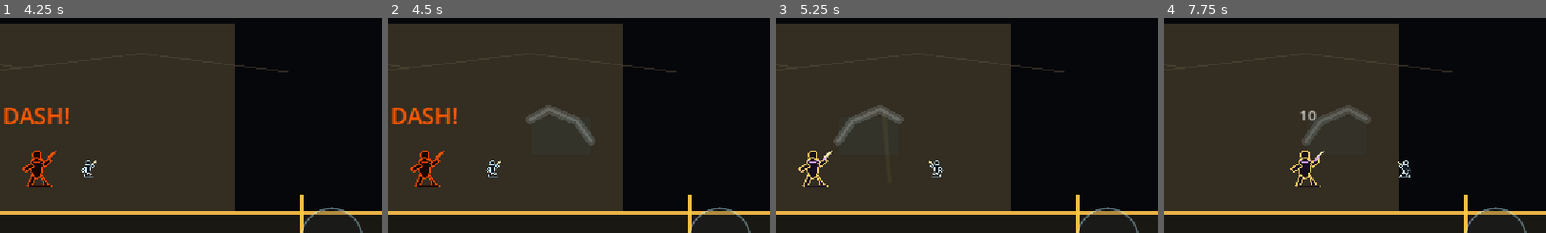
Above: before the commit, frames 1-4 (left to right).
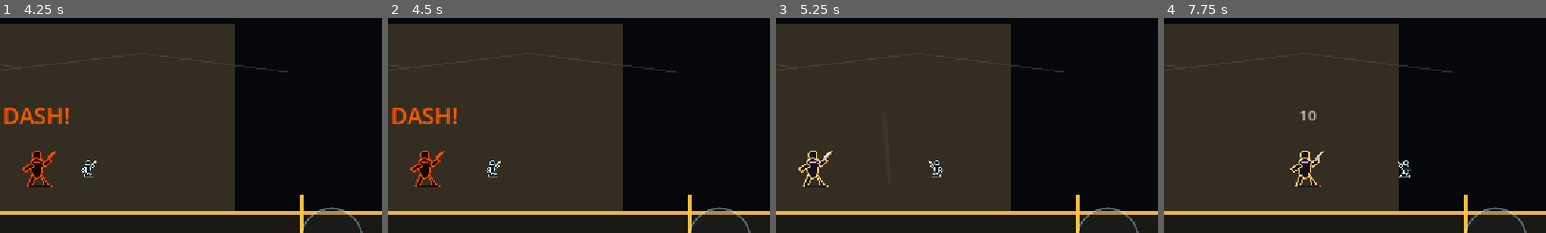
Above: after the commit, the same moments.

Repository: shanwinder/lastblade
Game: Godot game, scene res://scenes/main/BossBrokenMaster.tscn
The game is run twice, just before and just after one commit, with the same random seed, the same clock (stepped at 60 frames per second) and the same inputs.
Inputs:
- Up to frame 1 (4.25 s): click "◀" at 0.5 s; click "▶" at 1.25 s; click "ATTACK" at 2 s; click "DASH" at 2.75 s; click "PARRY" at 3.5 s
- Up to frame 2 (4.5 s): hold Right (ui_right) from 4.28 s (still down); tap A (attack) at 4.35 s
- Up to frame 3 (5.25 s): release Right (ui_right) at 5.03 s; hold Left (ui_left) from 5.03 s (still down); tap A (attack) at 5.1 s
- Up to frame 4 (7.75 s): release Left (ui_left) at 5.78 s; hold Right (ui_right) 5.78-7.28 s; tap S (dash) at 5.85 s; tap A (attack) at 6.05, 6.8, 7.55 s; tap D (parry) at 6.6 s; hold Left (ui_left) from 7.28 s (still down); hold R from 7.28 s (still down)
The pictures show only the part of the screen within x 50-100%, y 15-65%; the shares and areas given below are measured in that part.

Frame 1 is identical in both runs. In frame 2, 0.9% of the frame differs, in the area x 36-55%, y 40-60%; in frame 3, 0.9%, in the area x 15-34%, y 40-60%; in frame 4, 0.9%.

Commit message:
tune: reduce player attack vfx intensity

Diff:
--- a/last-blade-trial/player_attack_vfx_manager.gd
+++ b/last-blade-trial/player_attack_vfx_manager.gd
@@ -16,34 +16,35 @@
 @export var show_attack_range_box: bool = true
 
 # ระยะเวลาที่เอฟเฟกต์ฟันแสดงบนจอ
-@export var slash_duration: float = 0.16
+# ลดให้สั้นกว่าบอส เพื่อให้เป็นเพียงตัวบอกระยะ ไม่แย่งน้ำหนักจากท่าบอส
+@export var slash_duration: float = 0.12
 
 # ระยะเวลาที่กรอบระยะโจมตีแสดงบนจอ
-@export var range_box_duration: float = 0.12
+@export var range_box_duration: float = 0.10
 
-# สีเส้นฟันหลัก
-@export var slash_color: Color = Color(0.85, 0.96, 1.0, 0.92)
+# สีเส้นฟันหลัก ลด alpha ลงเพื่อให้ดูเบากว่าบอส
+@export var slash_color: Color = Color(0.72, 0.92, 1.0, 0.62)
 
-# สีเส้นฟันรอง/ขอบแสง
-@export var slash_core_color: Color = Color(1.0, 1.0, 1.0, 0.95)
+# สีเส้นฟันรอง/ขอบแสง ลดความสว่างและความทึบลง
+@export var slash_core_color: Color = Color(1.0, 1.0, 1.0, 0.55)
 
-# สีกรอบระยะโจมตีแบบโปร่งใส
-@export var range_box_color: Color = Color(0.35, 0.85, 1.0, 0.20)
+# สีกรอบระยะโจมตีแบบโปร่งใส ลด alpha เพื่อไม่ให้ดูเป็นเอฟเฟกต์พลังแรงเกินไป
+@export var range_box_color: Color = Color(0.35, 0.85, 1.0, 0.10)
 
-# ความกว้างของเส้นฟันหลัก
-@export var slash_width: float = 12.0
+# ความกว้างของเส้นฟันหลัก ลดจาก 12 เหลือ 6 เพื่อให้บางกว่าเอฟเฟกต์บอส
+@export var slash_width: float = 6.0
 
-# ความกว้างของเส้นฟันรอง
-@export var slash_core_width: float = 4.0
+# ความกว้างของเส้นฟันรอง ลดจาก 4 เหลือ 2
+@export var slash_core_width: float = 2.0
 
-# ขนาดกล่องระยะโจมตี ให้ใกล้เคียง CollisionShape ปัจจุบัน 80x50
-@export var attack_range_box_size: Vector2 = Vector2(80.0, 50.0)
+# ขนาดกล่องระยะโจมตี ลดเล็กน้อยจาก 80x50 ให้ดูไม่ใหญ่เกินตัวละคร
+@export var attack_range_box_size: Vector2 = Vector2(70.0, 42.0)
 
 # ตำแหน่งยกเอฟเฟกต์ขึ้นจากเท้าตัวละคร
-@export var slash_vertical_offset: float = -48.0
+@export var slash_vertical_offset: float = -46.0
 
 # z_index ของเอฟเฟกต์ ให้สูงกว่าตัวละครและฉากหลัง แต่ต่ำกว่า HUD
-@export var slash_z_index: int = 170
+@export var slash_z_index: int = 165
 
 # อ้างอิง Player จริงหลังหาเจอ
 var player: Node2D = null
@@ -102,7 +103,7 @@
 		facing_direction = 1
 
 	# วางเอฟเฟกต์ด้านหน้าผู้เล่น ตามทิศที่หันอยู่
-	var slash_origin: Vector2 = player.global_position + Vector2(float(facing_direction) * 28.0, slash_vertical_offset)
+	var slash_origin: Vector2 = player.global_position + Vector2(float(facing_direction) * 30.0, slash_vertical_offset)
 
 	# สร้าง root ของเอฟเฟกต์ เพื่อเลื่อน/จางทั้งชุดพร้อมกัน
 	var slash_root := Node2D.new()
@@ -112,11 +113,11 @@
 	slash_root.z_index = slash_z_index
 	get_parent().add_child(slash_root)
 
-	# เส้นฟันหลัก เป็นเส้นโค้งหยาบ ๆ เพื่อให้เห็นแนวและระยะฟัน
+	# เส้นฟันหลัก เป็นเส้นโค้งเล็ก ๆ เพื่อบอกแนวและระยะฟัน โดยไม่ดูแรงกว่าบอส
 	var slash_line := create_slash_line(slash_color, slash_width)
 	slash_root.add_child(slash_line)
 
-	# เส้นแกนกลางสีขาว ช่วยให้มองชัดบนฉากมืดและมือถือ
+	# เส้นแกนกลางบาง ๆ ช่วยให้มองเห็นบนฉากมืด แต่ไม่สว่างเกินไป
 	var slash_core := create_slash_line(slash_core_color, slash_core_width)
 	slash_root.add_child(slash_core)
 
@@ -125,25 +126,25 @@
 		var range_box := create_range_box()
 		slash_root.add_child(range_box)
 
-	# ทำให้เส้นฟันพุ่งไปข้างหน้าเล็กน้อย ขยาย และจางหายเร็ว
-	var target_position: Vector2 = slash_root.global_position + Vector2(float(facing_direction) * 24.0, 0.0)
+	# ทำให้เส้นฟันขยับเล็กน้อยและจางหายเร็ว ไม่ขยายแรงเหมือนเอฟเฟกต์บอส
+	var target_position: Vector2 = slash_root.global_position + Vector2(float(facing_direction) * 12.0, 0.0)
 	var tween := create_tween()
 	tween.set_parallel(true)
 	tween.tween_property(slash_root, "global_position", target_position, slash_duration)
-	tween.tween_property(slash_root, "scale", Vector2(float(facing_direction) * 1.12, 1.12), slash_duration)
+	tween.tween_property(slash_root, "scale", Vector2(float(facing_direction) * 1.03, 1.03), slash_duration)
 	tween.tween_property(slash_root, "modulate:a", 0.0, slash_duration)
 	tween.set_parallel(false)
 	tween.tween_callback(Callable(slash_root, "queue_free"))
 
 
 func create_slash_line(line_color: Color, line_width: float) -> Line2D:
-	# สร้างเส้นฟันแบบ Line2D โดยใช้หลายจุดให้ดูเป็นแนวโค้งง่าย ๆ
+	# สร้างเส้นฟันแบบ Line2D โดยใช้หลายจุดให้ดูเป็นแนวโค้งเล็ก ๆ
 	var line := Line2D.new()
 	line.points = PackedVector2Array([
-		Vector2(8.0, -24.0),
-		Vector2(34.0, -38.0),
-		Vector2(72.0, -22.0),
-		Vector2(92.0, 6.0)
+		Vector2(6.0, -16.0),
+		Vector2(26.0, -24.0),
+		Vector2(54.0, -14.0),
+		Vector2(68.0, 2.0)
 	])
 	line.default_color = line_color
 	line.width = line_width
@@ -159,7 +160,7 @@
 	# จุดนี้ช่วยให้ผู้เล่นเห็นว่าฟันถึงแค่ไหน โดยไม่ต้องเดาจาก console
 	var box := Polygon2D.new()
 	var half_size: Vector2 = attack_range_box_size * 0.5
-	var box_center := Vector2(50.0, -2.0)
+	var box_center := Vector2(45.0, -1.0)
 	box.polygon = PackedVector2Array([
 		box_center + Vector2(-half_size.x, -half_size.y),
 		box_center + Vector2(half_size.x, -half_size.y),
